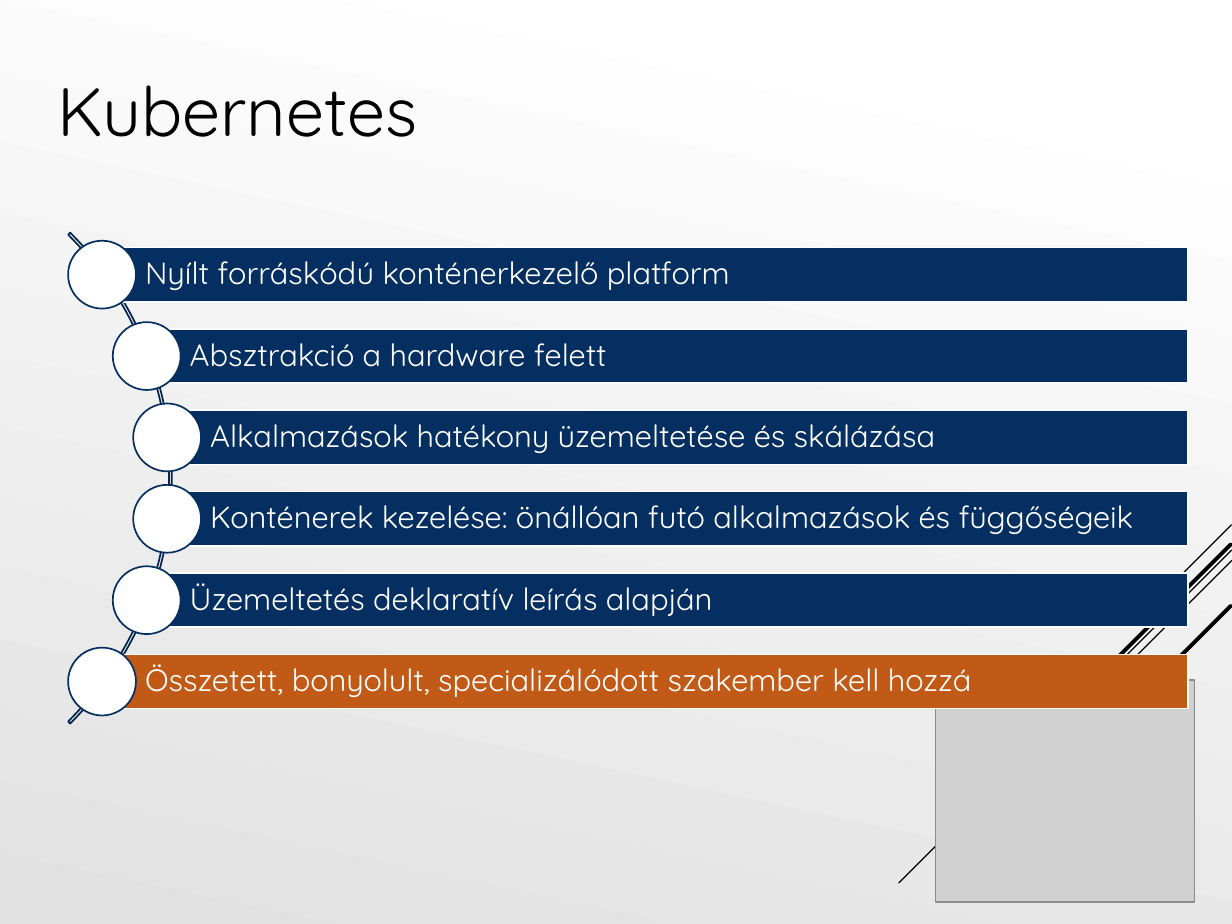
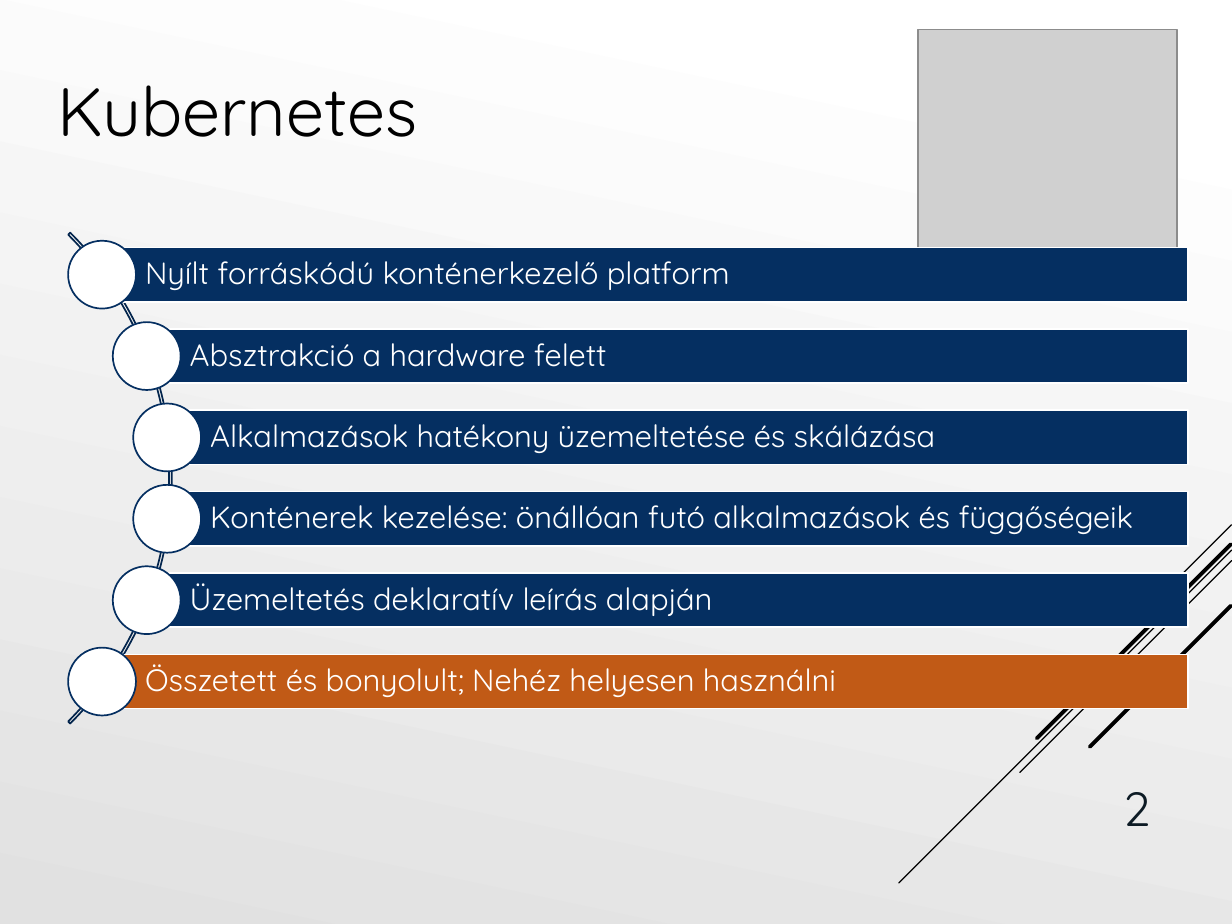
Before and after one commit to Tiegris/KonstrainR, a slide deck: slide 2 of ppt/prezi.pptx. Drawn at 1232x924 pixels with LibreOffice and Linux fonts; fonts in the diff are those of the drawing; grey boxes stand for pictures. Boxes give left, top, right and bottom in pixels: in the first picture for what was removed or moved away, otherwise in the second. Text is boxed around its words. In the diff, an @@ line names an element or a change of style, - is before the commit and + after.

```diff
--- a/ppt/prezi.pptx
+++ b/ppt/prezi.pptx
@@ picture: place and size @@
-picture at (936,680,1195,902)
+picture at (918,30,1177,251)
@@ text at (145,664,836,697): text changed @@
-Összetett, bonyolult, specializálódott szakember kell hozzá
+Összetett és bonyolult; Nehéz helyesen használni
@@ page number added at (1123,792,1150,826), 28 pt, text #0D1B25 @@
+2
```
Also in this commit, not shown: 15 other slides changed, 6 slides added, 2 slides removed.
